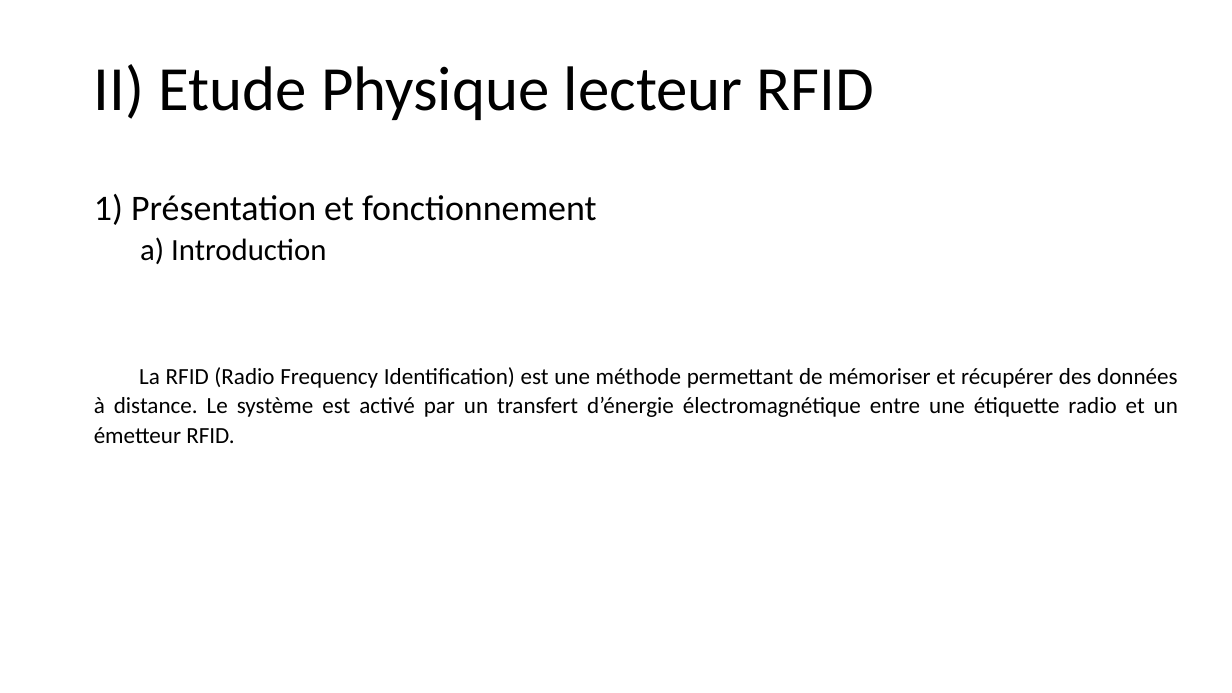
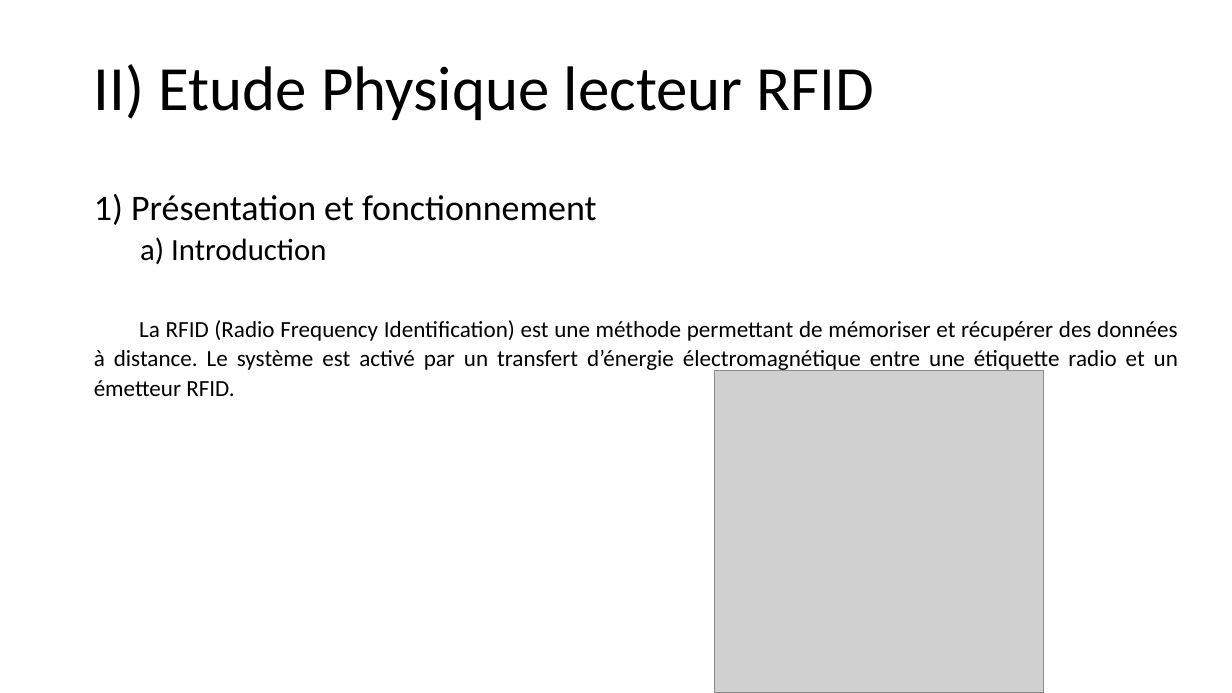
Before and after one commit to Maja2308/Projet_Cross, a slide deck: slide 15 of Diagrammes Communs/Presentation_Revue0.pptx. Drawn at 1232x693 pixels with LibreOffice and Linux fonts; fonts in the diff are those of the drawing; grey boxes stand for pictures. Boxes give left, top, right and bottom in pixels: in the first picture for what was removed or moved away, otherwise in the second. Text is boxed around its words. In the diff, an @@ line names an element or a change of style, - is before the commit and + after.

```diff
--- a/Diagrammes Communs/Presentation_Revue0.pptx
+++ b/Diagrammes Communs/Presentation_Revue0.pptx
@@ text "La RFID (Radio Frequency Identification) ...": place and size @@
-text "La RFID (Radio Frequency Identification) ..." at bbox=[94, 367, 1178, 443]
+text "La RFID (Radio Frequency Identification) ..." at bbox=[94, 320, 1178, 396]
@@ picture added at bbox=[714, 371, 1044, 693] @@
```
Also in this commit, not shown: 5 other slides changed, 1 slide added.
